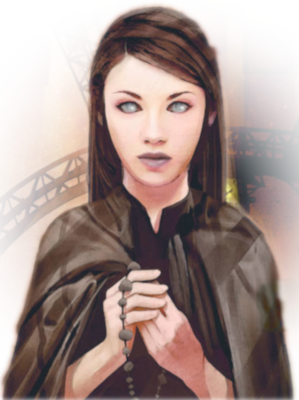
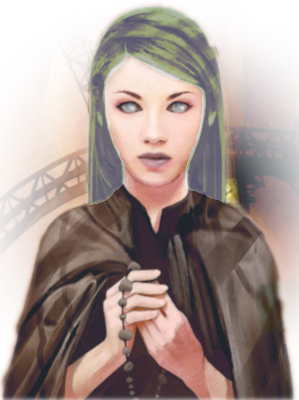
Layers edited between the first and the second w=299, h=400 image:
added layer "Calque Copié #1" above "morgane.png" over [85, 5, 231, 205]
painted on "morgane.png" over [85, 5, 231, 205]
